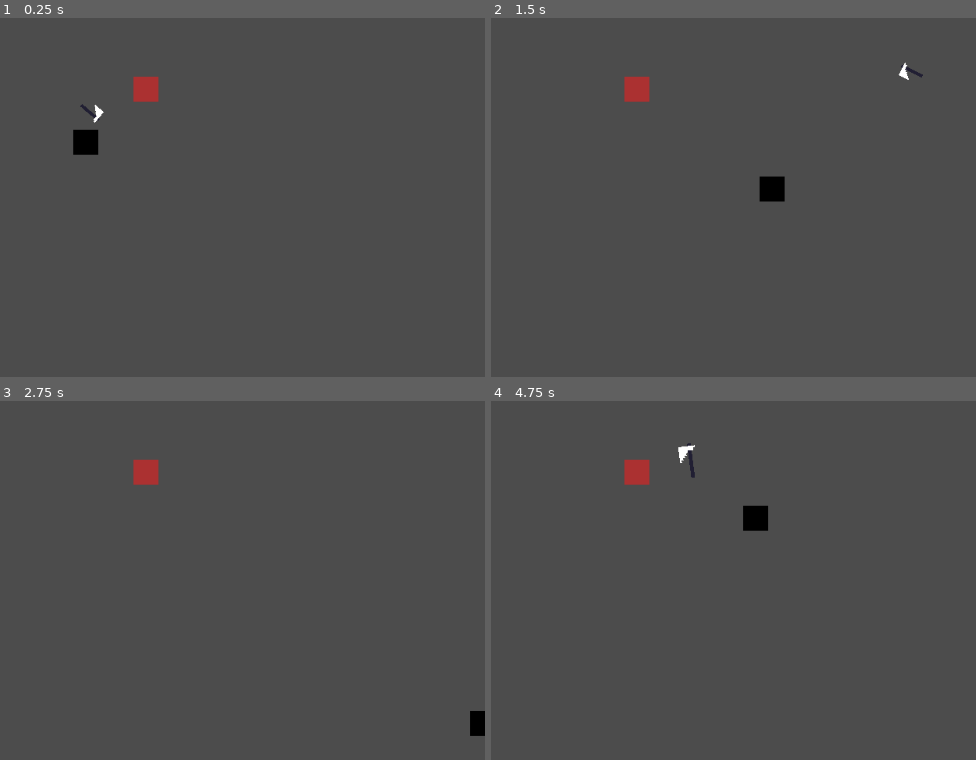
Above: before the commit, frames 1-4 (two rows, left to right).
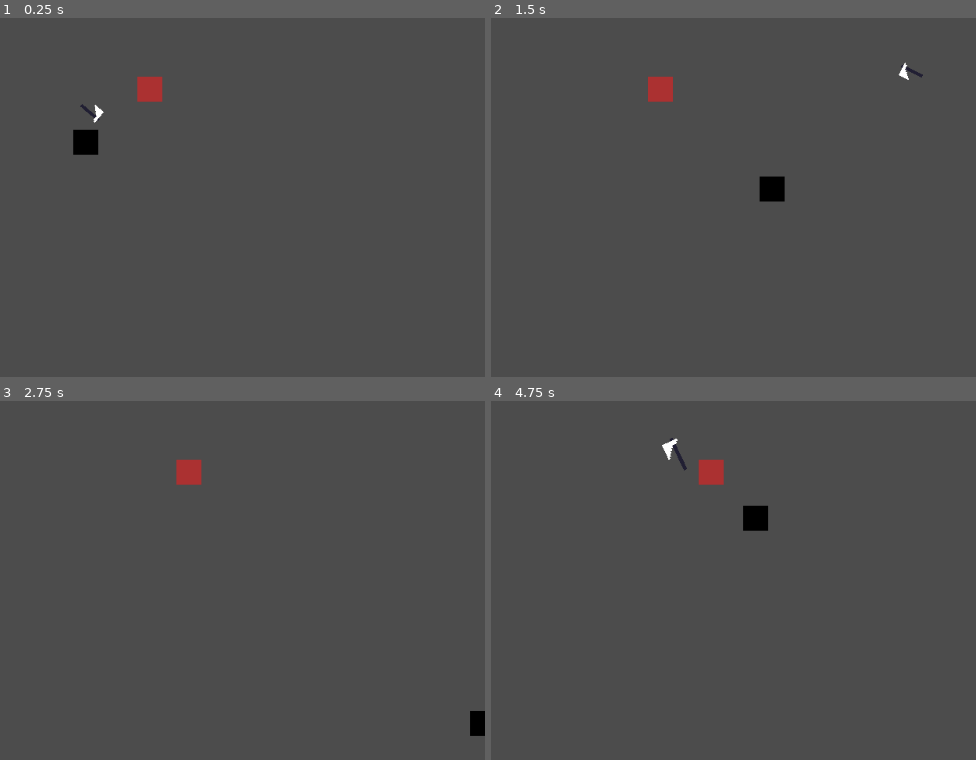
Above: after the commit, the same moments.

Repository: renzoventura/god-of-war
Game: Godot game, scene res://scenes/level/TemplateLevel.tscn
Same seed, same stepped clock (60 frames per second), same inputs: the game is played once before the commit and once after it.
Inputs (mouse positions are in pixels of both pictures, inside the frame that each line leads up to):
- Up to frame 1 (0.25 s): no input
- Up to frame 2 (1.5 s): tap Enter at 0.5 s; move the mouse to (752, 118) at 0.52 s; hold D (right) 0.53-1.28 s; right-click (752, 118) at 0.6 s; move the mouse to (outside the picture) at 1.27 s; hold S (down) from 1.28 s (still down); click (outside the picture) at 1.35 s
- Up to frame 3 (2.75 s): right-click (outside the picture) at 1.55 s; move the mouse to (164, 422) at 2.02 s; release S (down) at 2.03 s; hold D (right) from 2.03 s (still down); tap Space (dash) at 2.1 s; right-click (164, 422) at 2.3 s
- Up to frame 4 (4.75 s): move the mouse to (534, 619) at 2.77 s; release D (right) at 2.78 s; hold W (up) 2.78-3.53 s; right-click (534, 619) at 2.85 s; move the mouse to (815, 594) at 3.52 s; hold A (left) from 3.53 s (still down); right-click (815, 594) at 3.6 s; move the mouse to (outside the picture) at 4.27 s; click (outside the picture) at 4.35 s; right-click (outside the picture) at 4.55 s

The runs differ from the first frame. In frame 1, 0.1% of the frame differs, in the area x 27-34%, y 16-24%; in frame 2, 0.7%; in frame 3, 0.7%; in frame 4, 1.0%, in the area x 27-49%, y 10-24%.

Commit message:
Added Sticky property on axe

Diff:
--- a/scenes/enemy/Enemy.gd
+++ b/scenes/enemy/Enemy.gd
@@ -4,17 +4,19 @@
 # Declare member variables here. Examples:
 # var a = 2
 # var b = "text"
-
-
+var motion = Vector2(0,0)
 # Called when the node enters the scene tree for the first time.
 func _ready():
 	pass # Replace with function body.
 
 
-# Called every frame. 'delta' is the elapsed time since the previous frame.
-#func _process(delta):
-#	pass
 
+func _process(delta):
+	move()
+	move_and_slide(motion)
+
+func move():
+	motion.x = 10
 
 func _on_Area2D_body_entered(body):
 	print(body.name)
--- a/scenes/player/Sword.gd
+++ b/scenes/player/Sword.gd
@@ -1,6 +1,6 @@
 extends Node2D
 
-enum {IDLE, FLY, RETRIEVE}
+enum {IDLE, FLY, RETRIEVE, STICK}
 
 export (float) var acceleration = 2 * 60
 export (float) var fly_speed = 50 * 60
@@ -15,6 +15,7 @@
 var speed:float
 var is_thrown = false;
 var is_returnable = false
+var body_sticked_on;
 
 func _ready():
 	idle_position()
@@ -27,6 +28,8 @@
 			fly(delta)
 		RETRIEVE:
 			retrieve(delta)
+		STICK:
+			stick()
 
 func attack():
 	animationPlayer.play("Swing")
@@ -46,6 +49,11 @@
 func spin_axe(delta:float):
 	rotation_degrees += 360*delta*7
 
+func retrieve_position():
+	if(Input.is_action_just_pressed("throw") and is_returnable):
+		state = RETRIEVE
+		fly_speed = 4 * 60
+
 func fly(delta:float):
 	var trans = get_global_transform()
 	var new_pos = trans.basis_xform(Vector2(0,0))
@@ -54,9 +62,7 @@
 	pos += velocity * delta
 	global_position = pos
 	spin_axe(delta)
-	if(Input.is_action_just_pressed("throw") and is_returnable):
-		state = RETRIEVE
-		fly_speed = 4 * 60
+	retrieve_position()
 
 func retrieve(delta:float):
 	velocity += (get_target() - pos).normalized() * speed
@@ -76,6 +82,10 @@
 func idle_position():
 	state = IDLE
 
+func stick():
+	global_position = body_sticked_on.global_position
+	retrieve_position()
+
 func get_target()->Vector2:
 	var player = get_tree().get_root().find_node("Player", true, false)
 	var player_direction = (player.global_position)
@@ -89,7 +99,8 @@
 		body.renew_axe()
 		is_returnable = false
 	elif (body.name == "Enemy" and state == FLY):
-		print("enemy RETRIEVE!")
+		body_sticked_on = body
+		state = STICK
 
 func _on_ReturnTimer_timeout():
 	is_returnable = true
